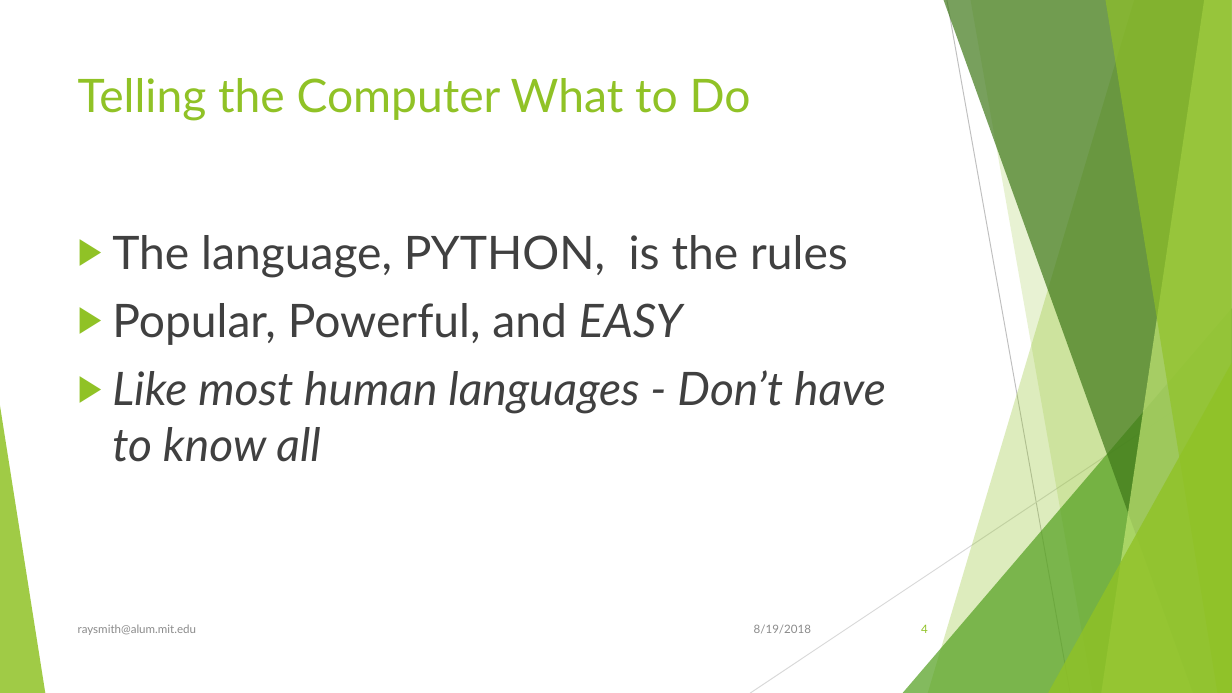
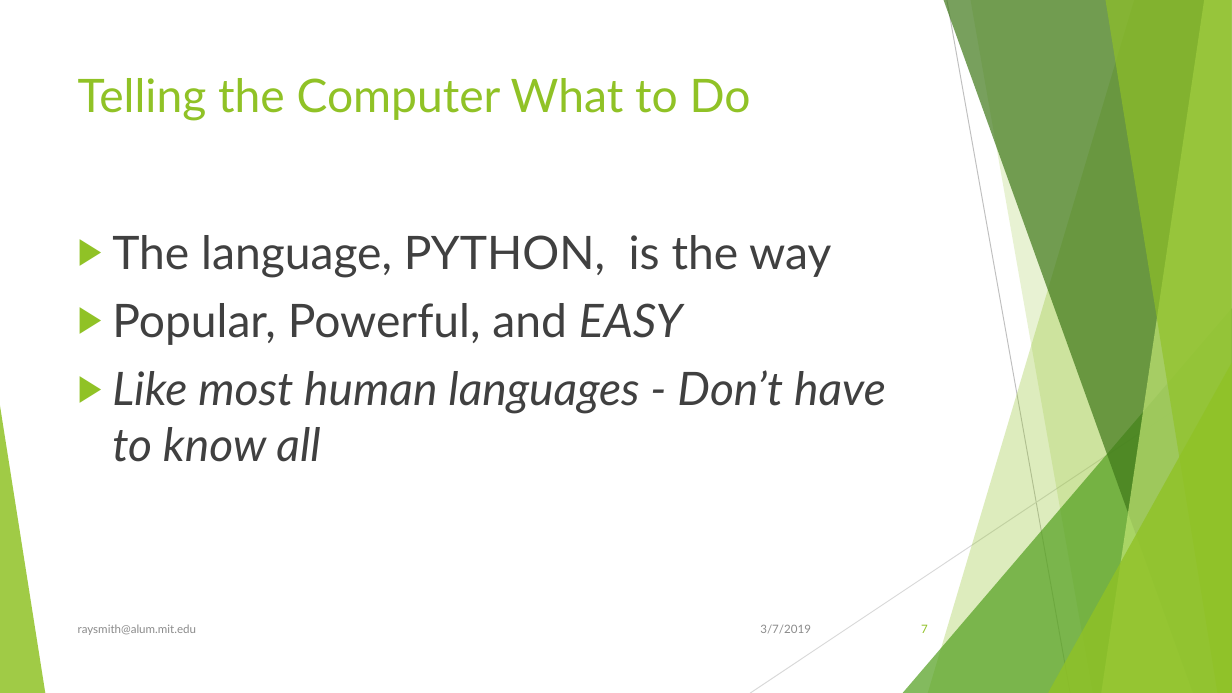
Before and after one commit to raysmith619/Introduction-To-Programming, a slide deck: slide 7 of Docs/Introduction to Proramming Using Python.pptx (slide 4 before the commit). Drawn at 1232x693 pixels with LibreOffice and Linux fonts; fonts in the diff are those of the drawing. Boxes give left, top, right and bottom in pixels: in the first picture for what was removed or moved away, otherwise in the second. Text is boxed around its words. In the diff, an @@ line names an element or a change of style, - is before the commit and + after.

```diff
--- a/Docs/Introduction to Proramming Using Python.pptx
+++ b/Docs/Introduction to Proramming Using Python.pptx
@@ text at <box>112,235,831,278</box>: text changed @@
-▶ The language, PYTHON, is the rules
+▶ The language, PYTHON, is the way
@@ text at <box>760,624,811,634</box>: text changed @@
-8/19/2018
+3/7/2019
@@ page number at <box>921,624,928,633</box>: text changed @@
-4
+7
```
Also in this commit, not shown: 39 other slides changed, 33 slides added.
